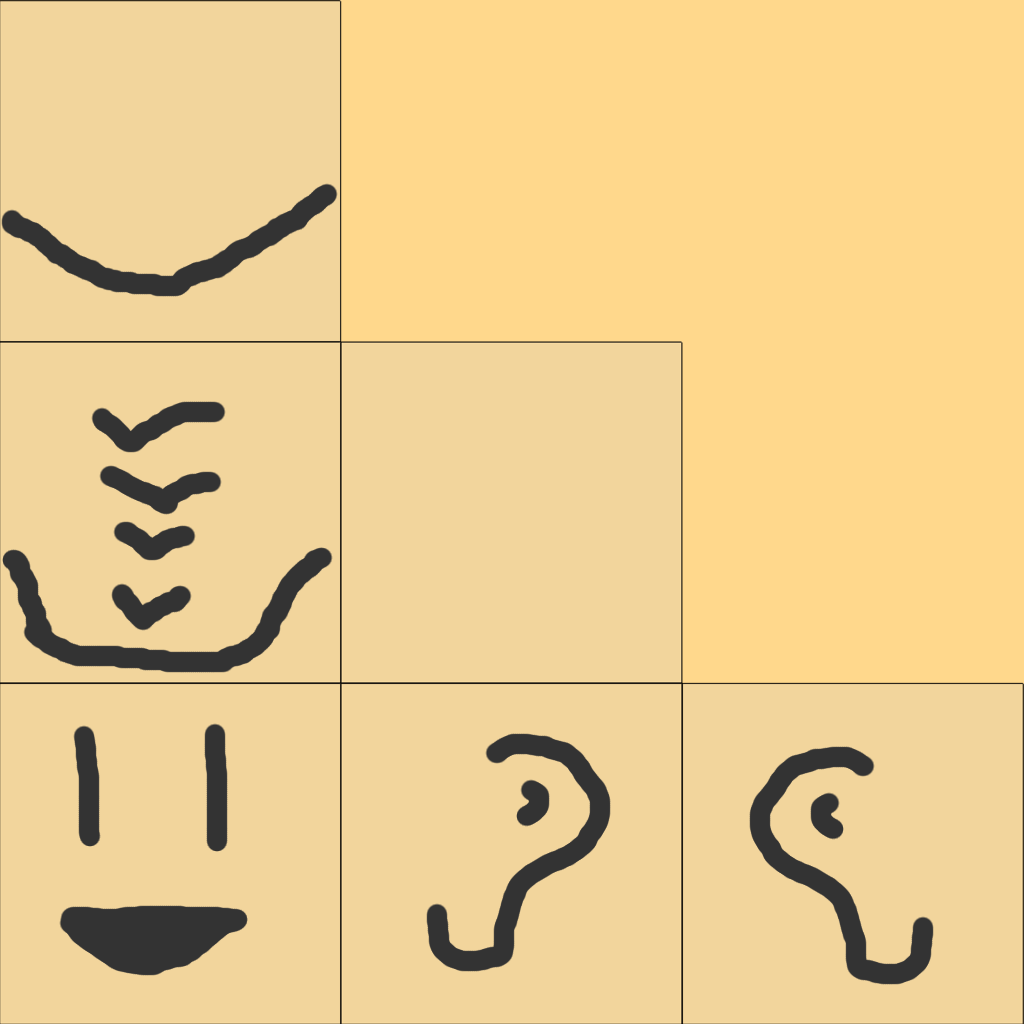
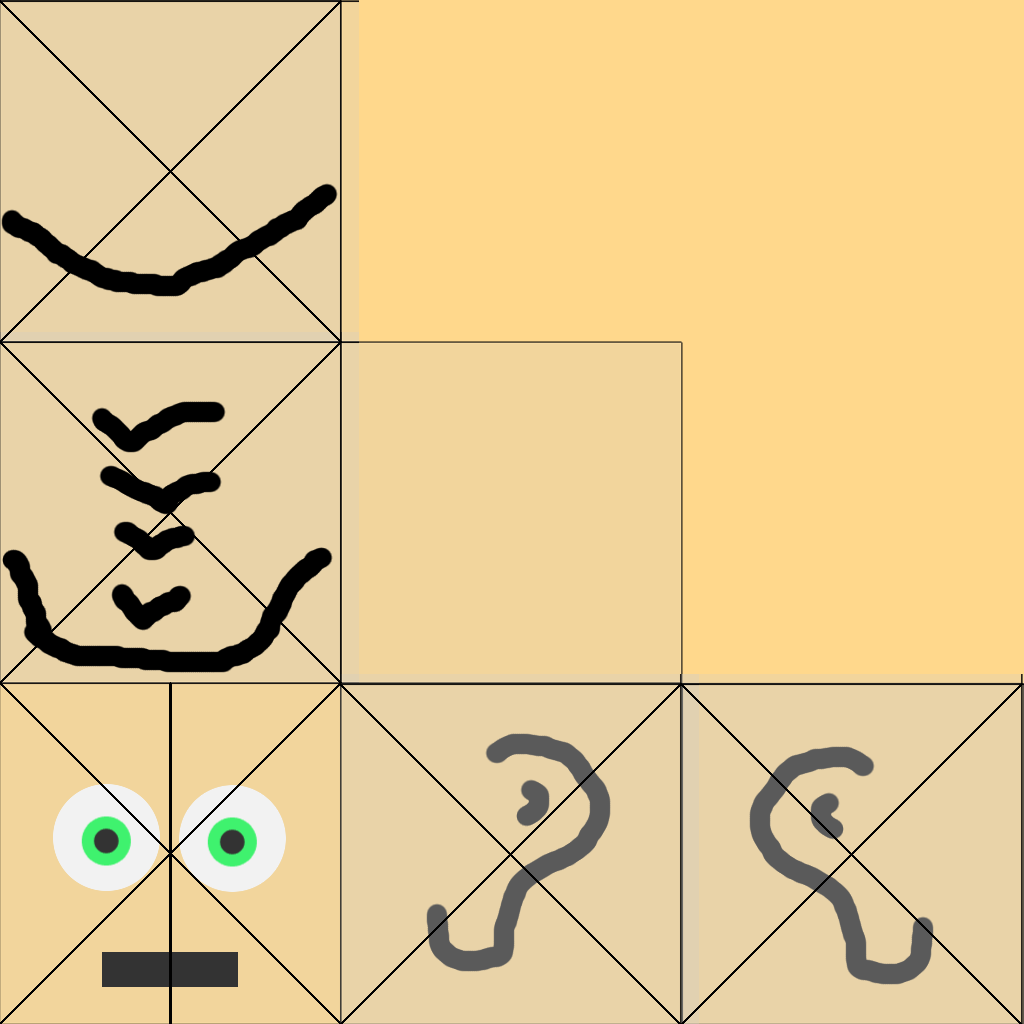
Layer changes from the first 1024 x 1024 image to the second:
added layer "back" above "layout" over [1, 183, 338, 673]
painted on "layout" over [0, 0, 1024, 1024]
painted on "sides" over [1, 183, 338, 673]
painted on "face" over [53, 723, 286, 987]
